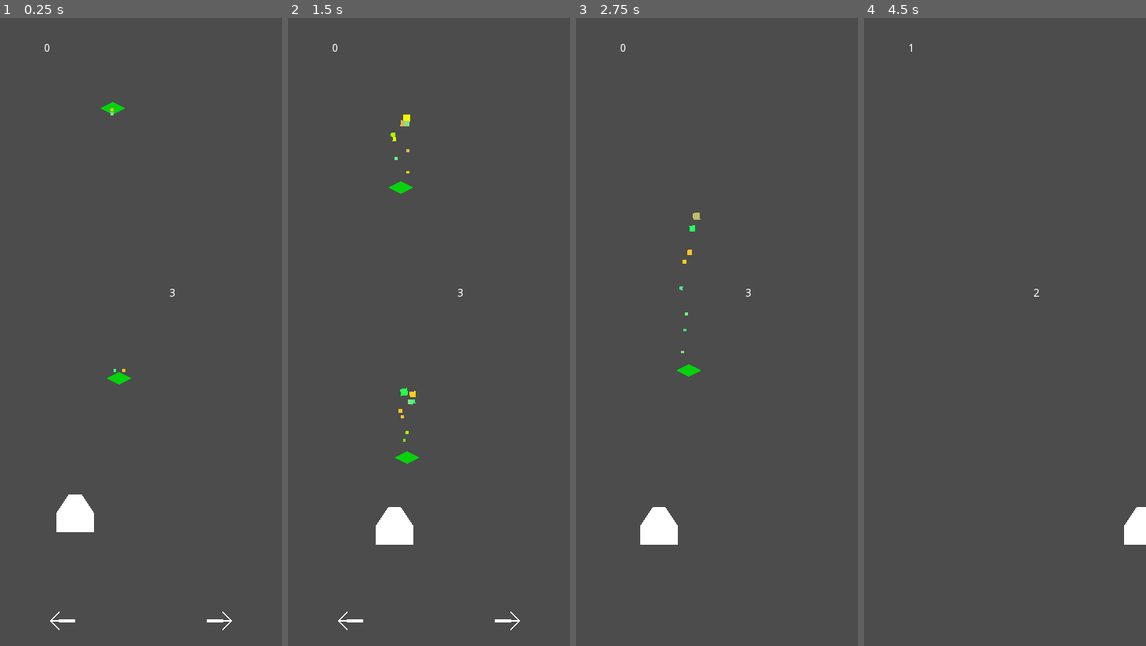
Above: before the commit, frames 1-4 (left to right).
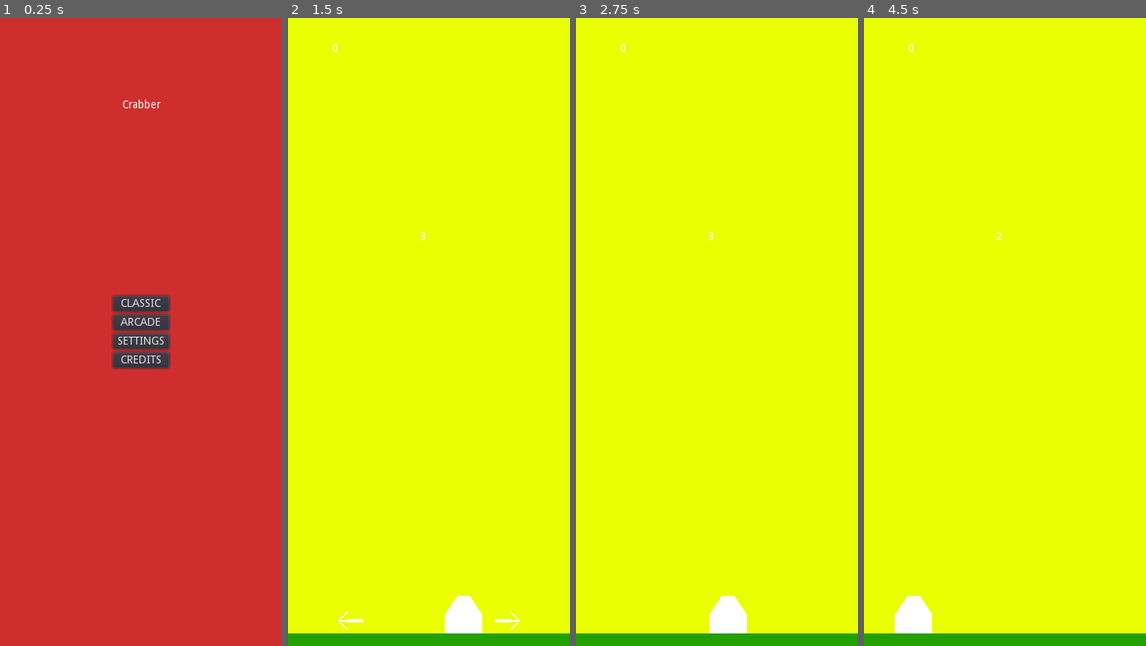
Above: after the commit, the same moments.

Repository: JooJASL/crabber
Game: Godot game, scene res://scenes/ui/Menu.tscn
Two runs of this game, one before a commit and one after it. Both use one fixed random seed, a clock stepped at 60 frames per second and the inputs below. Before the commit the project starts from res://scenes/levels/Main.tscn.
Inputs (mouse positions are in pixels of both pictures, inside the frame that each line leads up to):
- Up to frame 1 (0.25 s): no input
- Up to frame 2 (1.5 s): click (429, 306) at 0.5 s, where only the run after the commit has a clickable "CLASSIC"; tap Enter at 1.25 s; move the mouse to (491, 300) at 1.27 s; hold D (move_right) from 1.28 s (still down); click (491, 300) at 1.42 s
- Up to frame 3 (2.75 s): move the mouse to (660, 363) at 2.02 s; release D (move_right) at 2.03 s; hold A (move_left) from 2.03 s (still down)
- Up to frame 4 (4.5 s): move the mouse to (1033, 193) at 2.77 s; release A (move_left) at 2.78 s; hold D (move_right) 2.78-4.28 s; move the mouse to (990, 457) at 3.52 s; click (990, 457) at 3.67 s; move the mouse to (1089, 426) at 4.27 s; hold A (move_left) from 4.28 s (still down)

The runs differ from the first frame. In frame 1, 98% of the frame differs, in the area x 0-100%, y 0-100%; in frame 2, 100%; in frame 3, 100%; in frame 4, 100%.

Commit message:
Added player wrapping around the screen when passing the edges.

Diff:
--- a/project.godot
+++ b/project.godot
@@ -34,7 +34,7 @@
 
 config/name="Crabber"
 config/description="My first android game made in the open-source Godot Game Engine. 2D and simple."
-run/main_scene="res://scenes/levels/Main.tscn"
+run/main_scene="res://scenes/ui/Menu.tscn"
 config/icon="res://icon.png"
 
 [display]
--- a/scenes/Player.gd
+++ b/scenes/Player.gd
@@ -24,6 +24,7 @@
 
 func _physics_process(delta):
 	movement()
+	wrap_around_screen()
 
 func _input(event):
 	if event is InputEventScreenTouch:
@@ -39,6 +40,14 @@
 func _enable_android_controls():
 	$InputControl/Left.show()
 	$InputControl/Right.show()
+
+
+func wrap_around_screen() -> void:
+	if global_position.x <= -20:
+		global_position.x = OS.window_size.x
+
+	if global_position.x >= OS.window_size.x + 20:
+		global_position.x = 0
 
 
 func movement() -> Vector2:
@@ -60,5 +69,4 @@
 
 
 func _on_ScoreTimer_timeout():
-	print("scoretimer_timeout")
 	set_score(score + survival_gain_rate)
--- a/scenes/levels/World.gd
+++ b/scenes/levels/World.gd
@@ -1,3 +1,6 @@
+## GameWorlds
+# The manager of the game loop. Handles both instancing falling items, as well as all the timers and the
+# system of increasing difficulty.
 class_name GameWorlds
 extends Node2D
 tool # So editor warnings become enabled.
@@ -38,11 +41,11 @@
 
 
 	# Setting up timers. Programatically so it's less work making more levels.
-	start_timer = Timer.new()
-	start_timer.wait_time = start_game_interval
-	start_timer.one_shot = true
-	start_timer.connect("timeout", self, "start_game")
-	add_child(start_timer)
+	# start_timer = Timer.new()
+	# start_timer.wait_time = start_game_interval
+	# start_timer.one_shot = true
+	# start_timer.connect("timeout", self, "start_game")
+	# add_child(start_timer)
 
 	downer_timer = Timer.new()
 	downer_timer.wait_time = rand_range(downer_spawn_interval - (downer_spawn_interval * 0.25), downer_spawn_interval + (downer_spawn_interval * randomize_spawn_intervals))
@@ -63,15 +66,12 @@
 
 
 func new_game() -> void:
-	print("new_game")
 	player.score = 0
 	player.global_position = $StartPosition.global_position
-	_countdown(start_timer.wait_time)
-	start_timer.start()
+	_countdown(3)
 
 
 func start_game() -> void:
-	print("start_game timeout")
 	player.get_node("ScoreTimer").start()
 	upper_timer.start()
 	downer_timer.start()
@@ -80,7 +80,6 @@
 ## spawn_downer spawns falling objects that either decrease the player's score
 ## and other negative stuff.
 func spawn_downer():
-	print("spawn_downer timeout")
 	var downer = downer_scene.instance()
 
 	downer.global_position.x = rand_range(0, OS.get_real_window_size().x - 50) # 50 arbitrary
@@ -94,7 +93,6 @@
 ## spawn_upper spawns falling objects that either increase the score of the
 ## player or are helpful in some other way.
 func spawn_upper():
-	print("spawn_upper timeout")
 	var upper = upper_scene.instance()
 
 	upper.global_position.x = rand_range(0, OS.get_real_window_size().x - 50) # the 50 is arbitrary
@@ -109,22 +107,20 @@
 	downer_spawn_interval -= difficulty_scaler
 
 
-
 func _countdown(seconds: float):
+	$CountdownLabel.text = str(seconds)
 
 	if $CountdownLabel.visible == false:
 		$CountdownLabel.show()
 
-	$CountdownLabel.text = str(seconds)
-
-
 	if seconds <= 0:
 		$CountdownLabel.hide()
+		start_game()
 		return
-
 
 	yield(get_tree().create_timer(seconds), "timeout")
 	_countdown(seconds - 1)
+
 
 func _on_ItemDestroyer_body_entered(body):
 	body.queue_free()
--- a/scenes/levels/arcade_game.tscn
+++ b/scenes/levels/arcade_game.tscn
@@ -1,7 +1,8 @@
-[gd_scene load_steps=4 format=2]
+[gd_scene load_steps=5 format=2]
 
 [ext_resource path="res://scenes/levels/World.gd" type="Script" id=1]
 [ext_resource path="res://scenes/Player.tscn" type="PackedScene" id=2]
+[ext_resource path="res://scenes/FallingItem.tscn" type="PackedScene" id=3]
 
 [sub_resource type="RectangleShape2D" id=1]
 extents = Vector2( 193, 17 )
@@ -9,6 +10,8 @@
 [node name="arcade_game" type="Node2D"]
 script = ExtResource( 1 )
 difficulty_scaler = null
+upper_scene = ExtResource( 3 )
+downer_scene = ExtResource( 3 )
 
 [node name="ColorRect" type="ColorRect" parent="."]
 margin_right = 368.0
@@ -31,6 +34,7 @@
 [node name="Player" parent="." instance=ExtResource( 2 )]
 
 [node name="CountdownLabel" type="Label" parent="."]
+visible = false
 margin_left = 128.0
 margin_top = 272.0
 margin_right = 168.0
--- a/scenes/levels/classic_game.tscn
+++ b/scenes/levels/classic_game.tscn
@@ -1,14 +1,17 @@
-[gd_scene load_steps=4 format=2]
+[gd_scene load_steps=5 format=2]
 
 [ext_resource path="res://scenes/levels/World.gd" type="Script" id=1]
 [ext_resource path="res://scenes/Player.tscn" type="PackedScene" id=2]
+[ext_resource path="res://scenes/FallingItem.tscn" type="PackedScene" id=3]
 
 [sub_resource type="RectangleShape2D" id=1]
-extents = Vector2( 193, 17 )
+extents = Vector2( 328, 16 )
 
 [node name="classic_game" type="Node2D"]
 script = ExtResource( 1 )
 difficulty_scaler = null
+upper_scene = ExtResource( 3 )
+downer_scene = ExtResource( 3 )
 
 [node name="ColorRect" type="ColorRect" parent="."]
 margin_right = 368.0
@@ -18,12 +21,14 @@
 [node name="Floor" type="StaticBody2D" parent="."]
 
 [node name="CollisionShape2D" type="CollisionShape2D" parent="Floor"]
-position = Vector2( 183, 799 )
+position = Vector2( 184, 800 )
 shape = SubResource( 1 )
 
 [node name="Polygon2D" type="Polygon2D" parent="Floor"]
+position = Vector2( -30.8333, 0 )
+scale = Vector2( 1.14583, 1 )
 color = Color( 0.137255, 0.635294, 0, 1 )
-polygon = PoolVector2Array( -8, 816, -8, 784, 376, 784, 376, 816 )
+polygon = PoolVector2Array( -8, 816, -8, 784, 376, 784, 376, 801.089, 376, 816 )
 
 [node name="StartPosition" type="Position2D" parent="."]
 position = Vector2( 184, 752 )
